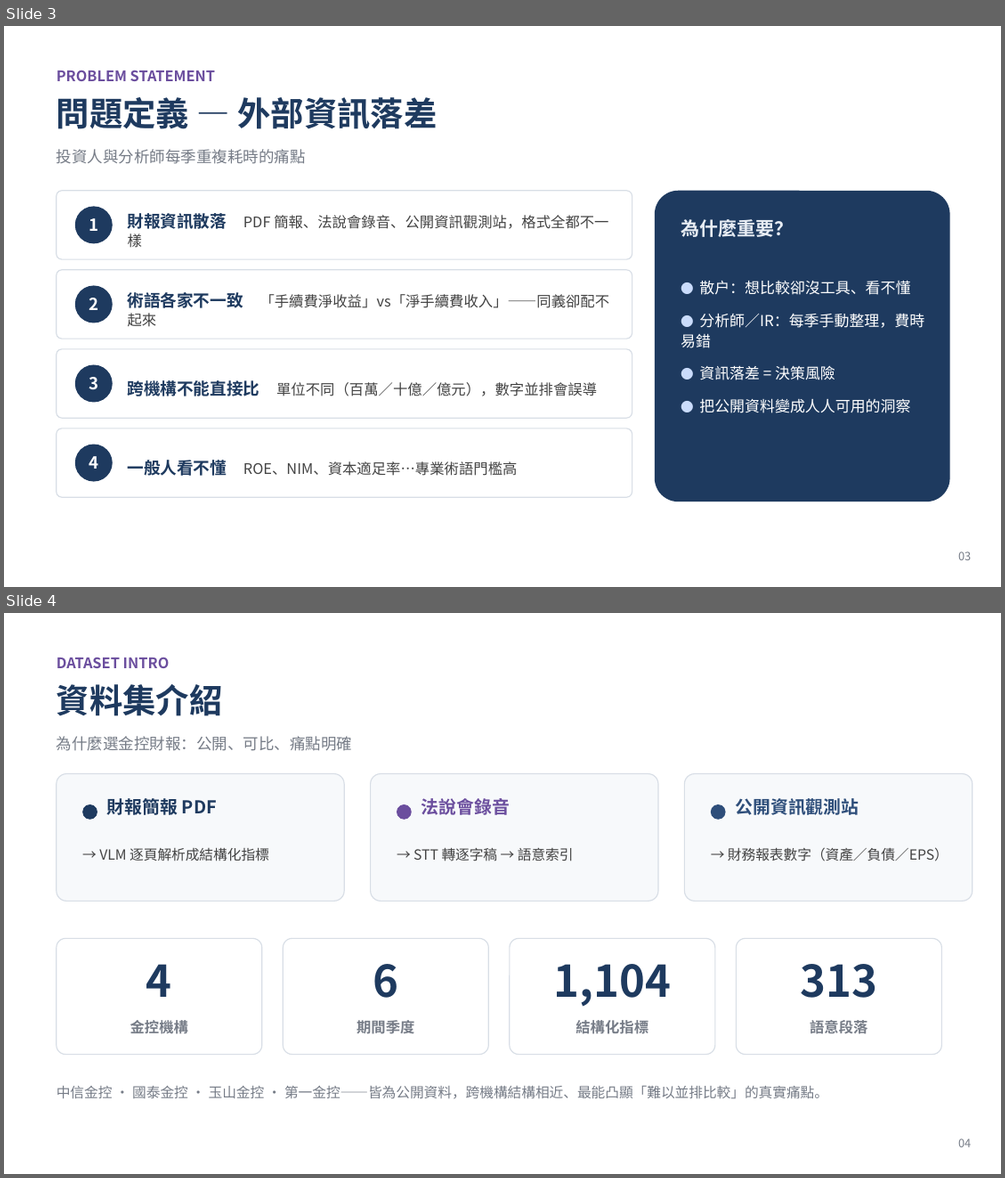
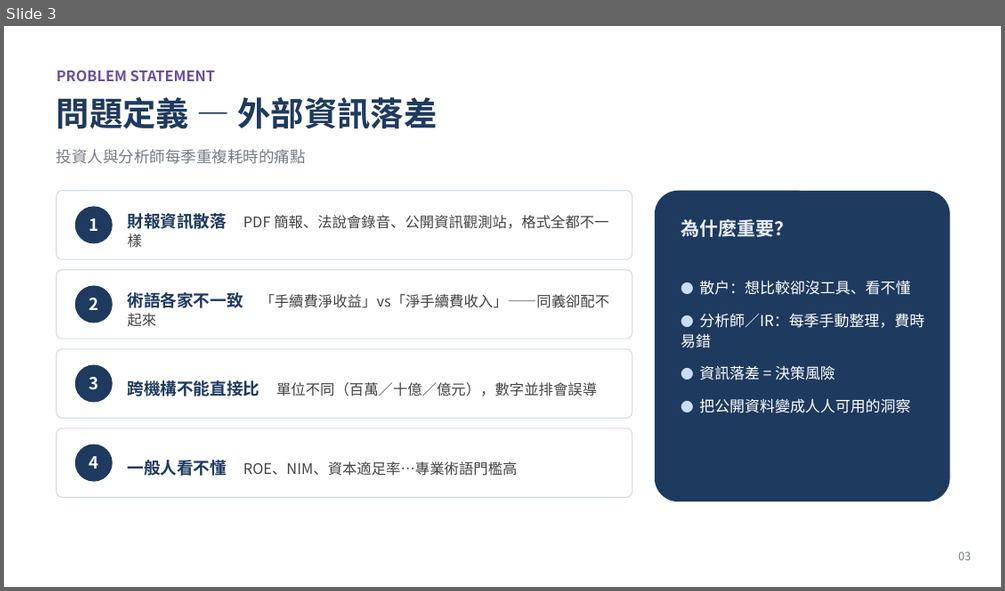
Before and after one commit to WangChiaChen/hybrid-rag-project, a slide deck: 有你蒸好_決賽簡報_網頁版.pptx. Shown one above the other, each under a label of ours: slides 3 and 4 before the commit, slide 3 after it. The pictures are 1005x1178 and 1005x591 pixels, drawn with LibreOffice and Linux fonts; fonts in the diff are those of the drawing. Boxes give left, top, right and bottom in pixels: in the first picture for what was removed or moved away, otherwise in the second. Text is boxed around its words. In the diff, an @@ line names an element or a change of style, - is before the commit and + after.

```diff
--- a/有你蒸好_決賽簡報_網頁版.pptx
+++ b/有你蒸好_決賽簡報_網頁版.pptx
@@ slide 4 removed at box(4, 613, 1001, 1174), background #FFFFFF @@
@@ text removed at box(57, 657, 170, 668) @@
-DATASET INTRO
@@ text removed at box(57, 684, 223, 716) @@
-資料集介紹
@@ text removed at box(57, 736, 352, 751) @@
-為什麼選金控財報：公開、可比、痛點明確
@@ rounded rectangle removed at box(57, 774, 344, 900) @@
@@ text removed at box(107, 798, 217, 815) @@
-財報簡報 PDF
@@ rounded rectangle removed at box(371, 774, 658, 900) @@
@@ text removed at box(421, 798, 510, 815) @@
-法說會錄音
@@ rounded rectangle removed at box(685, 774, 972, 900) @@
@@ text removed at box(735, 798, 858, 815) @@
-公開資訊觀測站
@@ ellipse removed at box(82, 804, 97, 819) @@
@@ ellipse removed at box(396, 804, 412, 819) @@
@@ ellipse removed at box(711, 804, 726, 819) @@
@@ text removed at box(99, 848, 269, 861) @@
-→ VLM 逐頁解析成結構化指標
@@ text removed at box(413, 848, 574, 861) @@
-→ STT 轉逐字稿 → 語意索引
@@ text removed at box(728, 847, 948, 861) @@
-→ 財務報表數字（資產／負債／EPS）
@@ rounded rectangle removed at box(57, 938, 262, 1054) @@
@@ rounded rectangle removed at box(283, 938, 488, 1054) @@
@@ rounded rectangle removed at box(510, 938, 715, 1054) @@
@@ rounded rectangle removed at box(736, 938, 942, 1054) @@
@@ text removed at box(146, 964, 172, 997) @@
-4
@@ text removed at box(372, 964, 398, 997) @@
-6
@@ text removed at box(554, 964, 672, 1006) @@
-1,104
@@ text removed at box(801, 964, 878, 997) @@
-313
@@ text removed at box(130, 1020, 188, 1034) @@
-金控機構
@@ text removed at box(356, 1020, 414, 1033) @@
-期間季度
@@ text removed at box(575, 1020, 648, 1034) @@
-結構化指標
@@ text removed at box(809, 1020, 867, 1034) @@
-語意段落
@@ text removed at box(57, 1085, 828, 1099) @@
-中信金控 · 國泰金控 · 玉山金控 · 第一金控——皆為公開資料，跨機構結構相近、最能凸顯「難以並排比較」的真實痛點。
@@ text removed at box(958, 1138, 971, 1147) @@
-04
```
Also in this commit, not shown: 8 slides changed, 3 slides added, 1 other slide removed.
